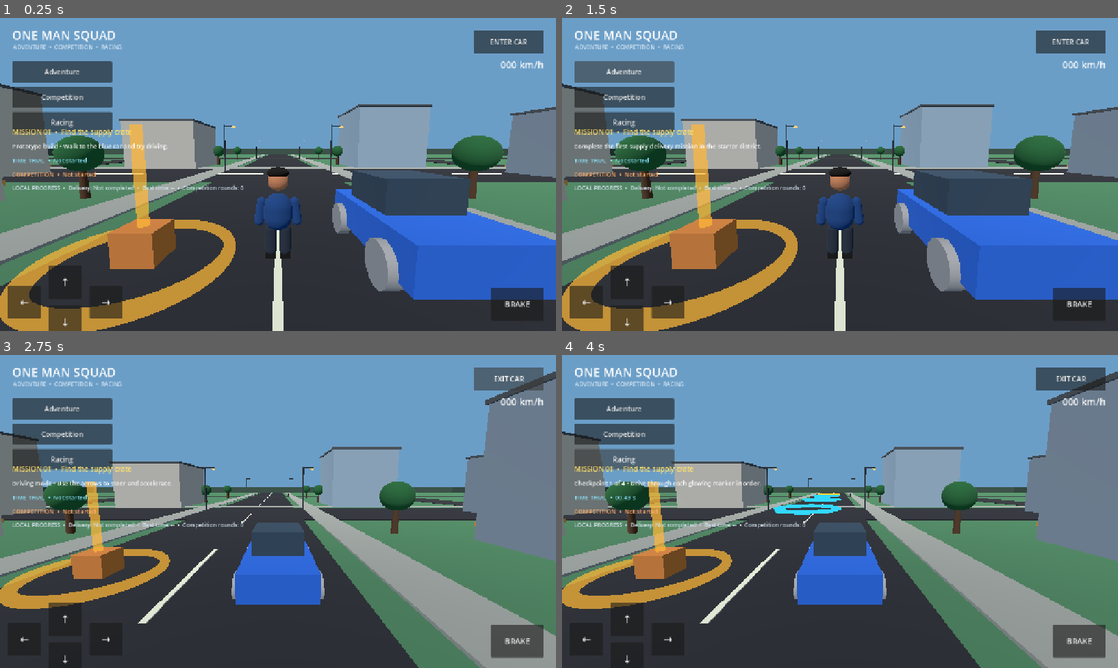
Above: before the commit, frames 1-4 (two rows, left to right).
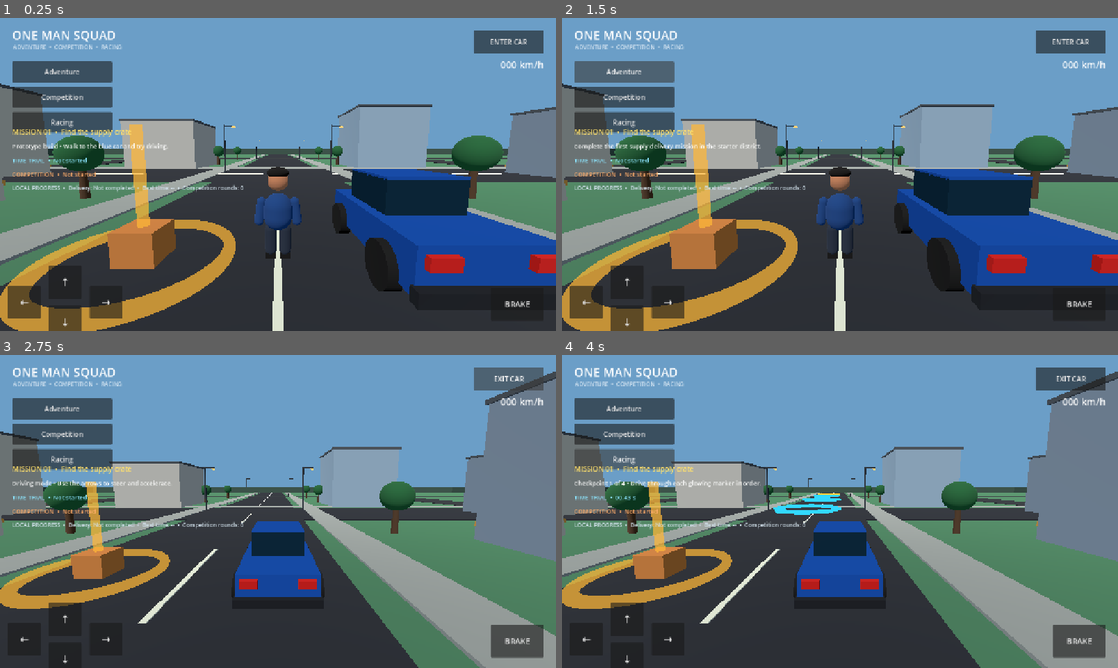
Above: after the commit, the same moments.

Repository: newgenerationnetwork617-ops/one-man-squad
Game: Godot game, scene res://scenes/main.tscn
Same seed, same stepped clock (60 frames per second), same inputs: the game is played once before the commit and once after it.
Inputs:
- Up to frame 1 (0.25 s): no input
- Up to frame 2 (1.5 s): click "Adventure" at 0.5 s; click "Adventure" at 1.25 s
- Up to frame 3 (2.75 s): click "ENTER CAR" at 2 s
- Up to frame 4 (4 s): click "Competition" at 2.75 s; click "Racing" at 3.5 s

The runs differ from the first frame. In frame 1, 12% of the frame differs, in the area x 59-100%, y 48-90%; in frame 2, 12%; in frame 3, 3.5%; in frame 4, 3.5%.

Commit message:
Upgrade character and vehicle visuals and animation

Diff:
--- a/scenes/starter_car.tscn
+++ b/scenes/starter_car.tscn
@@ -1,69 +1,109 @@
-[gd_scene load_steps=8 format=3]
-
+[gd_scene load_steps=15 format=3]
 [ext_resource type="Script" path="res://scripts/vehicle_controller.gd" id="1"]
-
 [sub_resource type="BoxShape3D" id="BoxShape_vehicle"]
 size = Vector3(2.0, 0.9, 3.8)
-
 [sub_resource type="BoxMesh" id="BoxMesh_body"]
 size = Vector3(2.0, 0.75, 3.8)
-
 [sub_resource type="BoxMesh" id="BoxMesh_cabin"]
 size = Vector3(1.55, 0.8, 1.8)
-
 [sub_resource type="CylinderMesh" id="CylinderMesh_wheel"]
 top_radius = 0.42
 bottom_radius = 0.42
 height = 0.28
-radial_segments = 12
-
+radial_segments = 16
 [sub_resource type="StandardMaterial3D" id="Material_body"]
 albedo_color = Color(0.12, 0.34, 0.72, 1)
-
+metallic = 0.42
+roughness = 0.34
 [sub_resource type="StandardMaterial3D" id="Material_glass"]
-albedo_color = Color(0.16, 0.23, 0.29, 1)
-
+albedo_color = Color(0.07, 0.16, 0.22, 1)
+metallic = 0.18
+roughness = 0.22
+[sub_resource type="StandardMaterial3D" id="Material_tire"]
+albedo_color = Color(0.025, 0.028, 0.032, 1)
+roughness = 0.92
+[sub_resource type="StandardMaterial3D" id="Material_trim"]
+albedo_color = Color(0.12, 0.13, 0.15, 1)
+metallic = 0.5
+[sub_resource type="StandardMaterial3D" id="Material_headlight"]
+albedo_color = Color(0.95, 0.91, 0.72, 1)
+[sub_resource type="StandardMaterial3D" id="Material_taillight"]
+albedo_color = Color(0.72, 0.055, 0.035, 1)
+[sub_resource type="BoxMesh" id="BoxMesh_bumper"]
+size = Vector3(2.08, 0.22, 0.18)
+[sub_resource type="BoxMesh" id="BoxMesh_trim"]
+size = Vector3(0.9, 0.2, 0.08)
+[sub_resource type="BoxMesh" id="BoxMesh_lamp"]
+size = Vector3(0.42, 0.2, 0.12)
 [node name="StarterCar" type="CharacterBody3D"]
 script = ExtResource("1")
 floor_snap_length = 0.3
-
 [node name="CollisionShape3D" type="CollisionShape3D" parent="."]
 position = Vector3(0, 0.7, 0)
 shape = SubResource("BoxShape_vehicle")
-
 [node name="Body" type="MeshInstance3D" parent="."]
 position = Vector3(0, 0.72, 0)
 mesh = SubResource("BoxMesh_body")
 surface_material_override/0 = SubResource("Material_body")
-
 [node name="Cabin" type="MeshInstance3D" parent="."]
 position = Vector3(0, 1.38, -0.25)
 mesh = SubResource("BoxMesh_cabin")
 surface_material_override/0 = SubResource("Material_glass")
-
+[node name="Roof" type="MeshInstance3D" parent="."]
+position = Vector3(0, 1.79, -0.25)
+mesh = SubResource("BoxMesh_cabin")
+scale = Vector3(1.0, 0.08, 1.0)
+surface_material_override/0 = SubResource("Material_body")
+[node name="FrontBumper" type="MeshInstance3D" parent="."]
+position = Vector3(0, 0.43, -1.96)
+mesh = SubResource("BoxMesh_bumper")
+surface_material_override/0 = SubResource("Material_trim")
+[node name="RearBumper" type="MeshInstance3D" parent="."]
+position = Vector3(0, 0.43, 1.96)
+mesh = SubResource("BoxMesh_bumper")
+surface_material_override/0 = SubResource("Material_trim")
+[node name="FrontGrille" type="MeshInstance3D" parent="."]
+position = Vector3(0, 0.75, -1.94)
+mesh = SubResource("BoxMesh_trim")
+surface_material_override/0 = SubResource("Material_trim")
+[node name="HeadlightLeft" type="MeshInstance3D" parent="."]
+position = Vector3(-0.68, 0.88, -1.94)
+mesh = SubResource("BoxMesh_lamp")
+surface_material_override/0 = SubResource("Material_headlight")
+[node name="HeadlightRight" type="MeshInstance3D" parent="."]
+position = Vector3(0.68, 0.88, -1.94)
+mesh = SubResource("BoxMesh_lamp")
+surface_material_override/0 = SubResource("Material_headlight")
+[node name="TaillightLeft" type="MeshInstance3D" parent="."]
+position = Vector3(-0.68, 0.88, 1.94)
+mesh = SubResource("BoxMesh_lamp")
+surface_material_override/0 = SubResource("Material_taillight")
+[node name="TaillightRight" type="MeshInstance3D" parent="."]
+position = Vector3(0.68, 0.88, 1.94)
+mesh = SubResource("BoxMesh_lamp")
+surface_material_override/0 = SubResource("Material_taillight")
 [node name="WheelFrontLeft" type="MeshInstance3D" parent="."]
 position = Vector3(-1.02, 0.42, -1.15)
 rotation = Vector3(0, 0, 1.5708)
 mesh = SubResource("CylinderMesh_wheel")
-
+surface_material_override/0 = SubResource("Material_tire")
 [node name="WheelFrontRight" type="MeshInstance3D" parent="."]
 position = Vector3(1.02, 0.42, -1.15)
 rotation = Vector3(0, 0, 1.5708)
 mesh = SubResource("CylinderMesh_wheel")
-
+surface_material_override/0 = SubResource("Material_tire")
 [node name="WheelRearLeft" type="MeshInstance3D" parent="."]
 position = Vector3(-1.02, 0.42, 1.15)
 rotation = Vector3(0, 0, 1.5708)
 mesh = SubResource("CylinderMesh_wheel")
-
+surface_material_override/0 = SubResource("Material_tire")
 [node name="WheelRearRight" type="MeshInstance3D" parent="."]
 position = Vector3(1.02, 0.42, 1.15)
 rotation = Vector3(0, 0, 1.5708)
 mesh = SubResource("CylinderMesh_wheel")
-
+surface_material_override/0 = SubResource("Material_tire")
 [node name="CameraPivot" type="Node3D" parent="."]
 position = Vector3(0, 2.0, 0)
-
 [node name="Camera3D" type="Camera3D" parent="CameraPivot"]
 position = Vector3(0, 1.1, 6.4)
 rotation = Vector3(-0.12, 0, 0)
